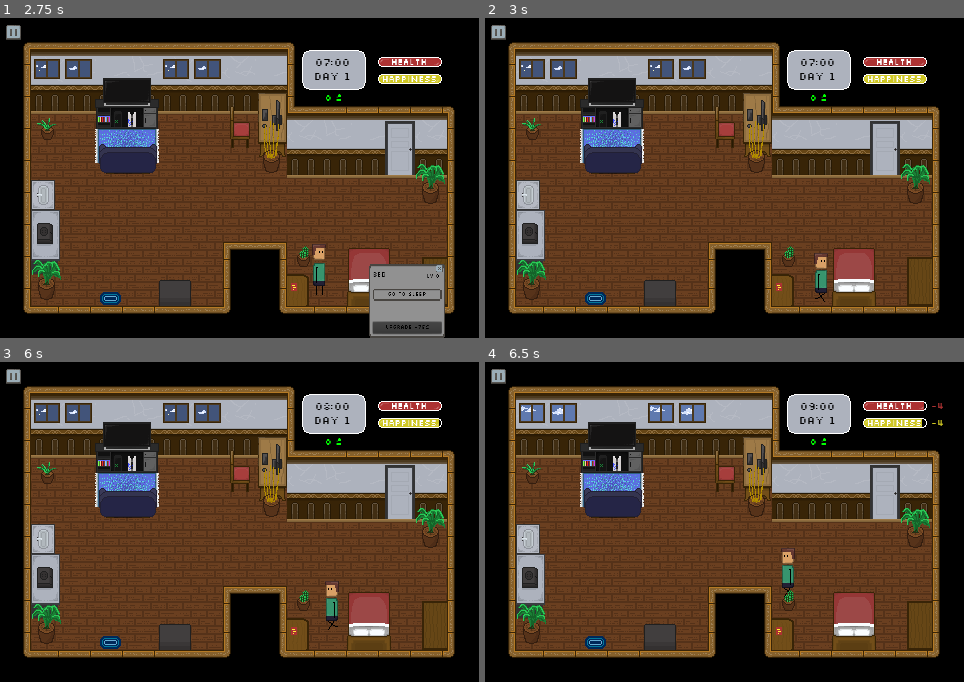
Above: before the commit, frames 1-4 (two rows, left to right).
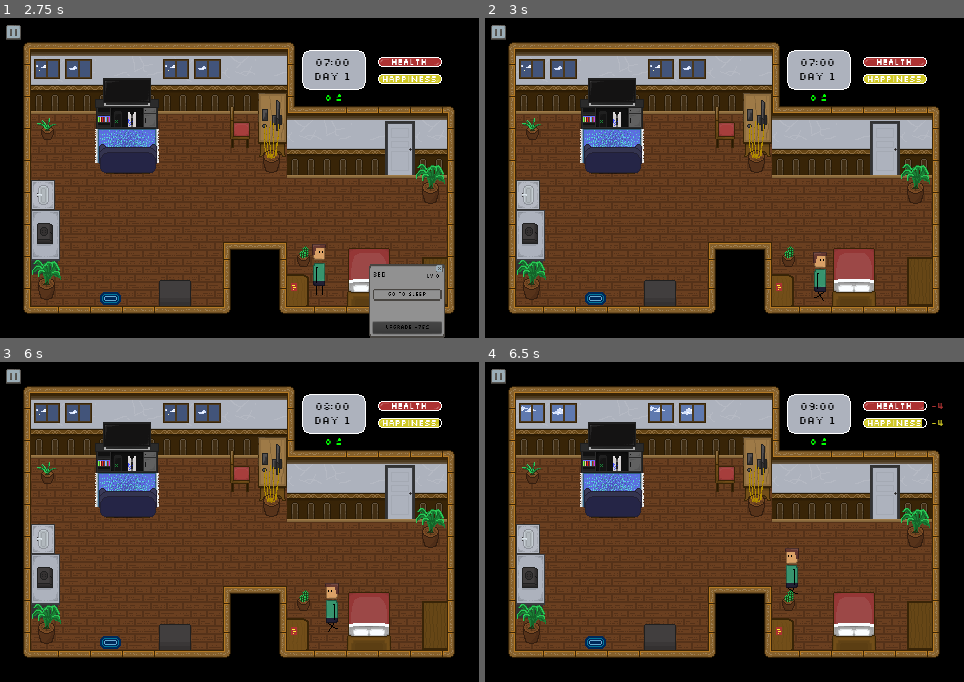
Above: after the commit, the same moments.

Repository: sun-wise-man/work-from-home
Game: Godot game, scene res://scenes/menu.tscn
Same seed, same stepped clock (60 frames per second), same inputs: the game is played once before the commit and once after it.
Inputs (mouse positions are in pixels of both pictures, inside the frame that each line leads up to):
- Up to frame 1 (2.75 s): click (229, 190) at 0.5 s; click (229, 270) at 1.25 s; move the mouse to (368, 277) at 2.02 s; click (368, 277) at 2.17 s
- Up to frame 2 (3 s): click "Go to sleep" at 2.75 s
- Up to frame 3 (6 s): click (14, 374) at 3.5 s; click (239, 531) at 4.25 s; tap Enter at 5 s; move the mouse to (47, 579) at 5.02 s; click (47, 579) at 5.17 s; click "Make a meal" at 5.75 s
- Up to frame 4 (6.5 s): no input

Frame 1 is identical in both runs. In frame 2, 0.2% of the frame differs, in the area x 68-72%, y 73-89%; in frame 3, 0.1%; in frame 4, 0.3%, in the area x 61-66%, y 58-74%.

Commit message:
Speed bug fix maybe

Diff:
--- a/scenes/action_movement.gd
+++ b/scenes/action_movement.gd
@@ -20,7 +20,7 @@
 	var distance_to_walk = current_speed * delta
 
 	# Move the player along the path until he has run out of movement or the path ends.
-	while distance_to_walk > 0 and path.size() > 0:
+	if distance_to_walk > 0 and path.size() > 0:
 		var distance_to_next_point = position.distance_to(path[0])
 		if distance_to_walk <= distance_to_next_point:
 			# The player does not have enough movement left to get to the next point.
@@ -33,8 +33,8 @@
 				$AnimatedSprite.play("idle")
 				emit_signal("path_done")
 			flip_char()
-		# Update the distance to walk
-		distance_to_walk -= distance_to_next_point
+	# Update the distance to walk
+	#distance_to_walk -= distance_to_next_point
 
 func flip_char():
 	if path.size() > 0:
--- a/scenes/main.tscn
+++ b/scenes/main.tscn
@@ -2166,12 +2166,11 @@
 __meta__ = {
 "_edit_use_anchors_": false
 }
-
-[connection signal="hour_pass" from="." to="GUI/Time" method="_on_World_hour_pass"]
 [connection signal="hour_pass" from="." to="GUI/HappinessBar" method="_on_World_hour_pass"]
 [connection signal="hour_pass" from="." to="GUI/HealthBar" method="_on_World_hour_pass"]
+[connection signal="hour_pass" from="." to="GUI/Time" method="_on_World_hour_pass"]
+[connection signal="hour_pass" from="." to="Objects/Windows" method="_on_World_hour_pass"]
 [connection signal="hour_pass" from="." to="." method="_on_World_hour_pass"]
-[connection signal="hour_pass" from="." to="Objects/Windows" method="_on_World_hour_pass"]
 [connection signal="path_done" from="Player" to="." method="_on_Player_path_done"]
 [connection signal="mouse_entered" from="Objects/Bed/Area2D" to="Objects/Bed" method="_on_Area2D_mouse_entered"]
 [connection signal="mouse_exited" from="Objects/Bed/Area2D" to="Objects/Bed" method="_on_Area2D_mouse_exited"]
Not shown: 1 places in scenes/main.tscn that only renumber resources
